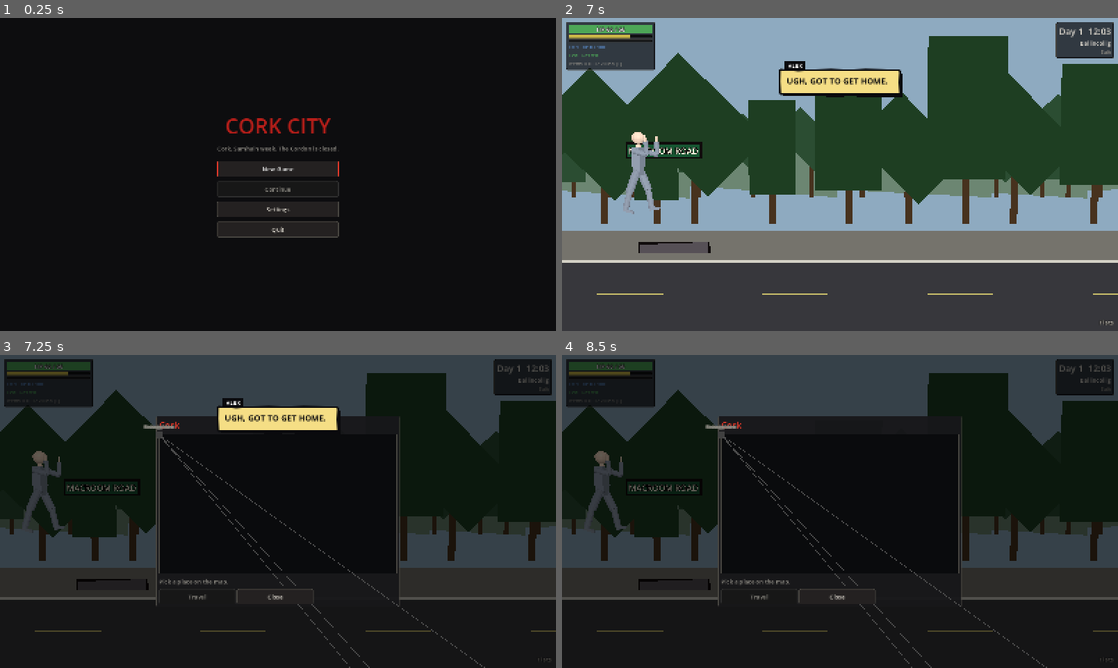
Above: before the commit, frames 1-4 (two rows, left to right).
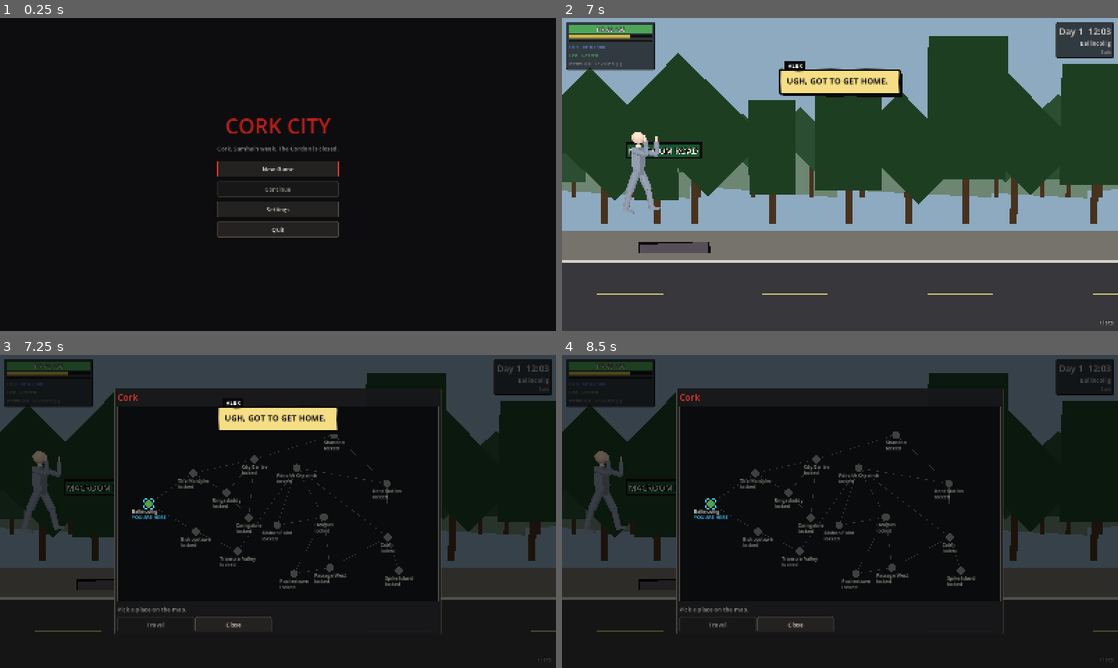
Above: after the commit, the same moments.

Repository: Natkiio/union-city-3d-remake
Game: Godot game, scene res://scenes/ui/main_menu.tscn
Two runs of this game, one before a commit and one after it. Both use one fixed random seed, a clock stepped at 60 frames per second and the inputs below.
Inputs (mouse positions are in pixels of both pictures, inside the frame that each line leads up to):
- Up to frame 1 (0.25 s): no input
- Up to frame 2 (7 s): click "New Game" at 0.5 s; click (606, 49) at 1.27 s; type "Alex" at 1.35 s; click "New Game" at 2 s; click "Confirm" at 2.75 s; tap Enter (ui_accept) at 3.5 s; move the mouse to (840, 80) at 3.52 s; hold D (move_right) 3.53-4.28 s; hold C (crouch) 3.53-4.28 s; click (840, 80) at 3.67 s; tap W (jump) at 3.77, 4.07, 4.52, 4.82, 5.3, 5.85, 6.02, 6.32, 6.77 s; tap Shift (run) at 3.8, 4.35, 6.8 s; move the mouse to (728, 190) at 4.27 s; hold A (move_left) 4.28-5.03 s; click (728, 190) at 4.42 s; tap Space (shove) at 4.55, 5.1 s; move the mouse to (895, 105) at 5.02 s; hold D (move_right) 5.03-5.78 s; click (895, 105) at 5.17 s; move the mouse to (812, 237) at 5.77 s; hold Up 5.78-6.53 s; click (812, 237) at 5.92 s; tap C (crouch) at 6.05 s; move the mouse to (1006, 221) at 6.52 s; press the mouse at (1006, 221) at 6.53 s; hold A (move_left) from 6.53 s (still down)
- Up to frame 3 (7.25 s): keep holding A (move_left); tap W (jump) at 7.07 s; tap M (open_map) at 7.15 s
- Up to frame 4 (8.5 s): keep holding A (move_left); move the mouse to (673, 464) at 7.27 s; release the mouse at (673, 464) at 7.28 s; tap C (crouch) at 7.35 s; click (673, 464) at 7.42 s; tap W (jump) at 7.52, 7.82, 8.3 s; tap Space (shove) at 7.55 s; tap Enter (ui_accept) at 8 s; move the mouse to (867, 511) at 8.02 s; tap 1 (equip_fists) at 8.1 s; click (867, 511) at 8.17 s

Frames 1-2 are identical in both runs. In frame 3, 10% of the frame differs, in the area x 20-88%, y 10-100%; in frame 4, 11%.

Commit message:
Map screen: fit nodes to the canvas, Cork display layout, label rects, hit-testing through one transform
Sections 1-4 and 10 have no original map position (null became (0,0)) and the
rest were in raw Flash px far outside the 660x400 canvas. Display positions now
come from data/cork/world/map_display.json (planar layout), travel hours still
from the original positions. Adds tests/test_map.gd and tests/capture_map.gd.

Diff:
--- /dev/null
+++ b/data/cork/world/map_display.json
@@ -0,0 +1,66 @@
+{
+ "16": {
+  "x": 40,
+  "y": 300
+ },
+ "13": {
+  "x": 200,
+  "y": 190
+ },
+ "9": {
+  "x": 210,
+  "y": 400
+ },
+ "14": {
+  "x": 320,
+  "y": 260
+ },
+ "15": {
+  "x": 400,
+  "y": 350
+ },
+ "12": {
+  "x": 420,
+  "y": 140
+ },
+ "11": {
+  "x": 706,
+  "y": 52
+ },
+ "10": {
+  "x": 897,
+  "y": 227
+ },
+ "8": {
+  "x": 360,
+  "y": 470
+ },
+ "5": {
+  "x": 572,
+  "y": 171
+ },
+ "3": {
+  "x": 670,
+  "y": 348
+ },
+ "1": {
+  "x": 502,
+  "y": 377
+ },
+ "2": {
+  "x": 563,
+  "y": 551
+ },
+ "4": {
+  "x": 692,
+  "y": 530
+ },
+ "6": {
+  "x": 900,
+  "y": 420
+ },
+ "7": {
+  "x": 940,
+  "y": 540
+ }
+}
--- a/scripts/core/world.gd
+++ b/scripts/core/world.gd
@@ -242,7 +242,8 @@
 		out.append({
 			"id": sec,
 			"name": WorldData.section_name(sec),
-			"pos": WorldData.map_pos(sec),
+			"pos": WorldData.map_display_pos(sec),
+			"hours": travel_hours_to(sec),
 			"danger": int(WorldData.section(sec).get("danger", 0)),
 			"unlocked": is_section_unlocked(sec),
 			"travelable": WorldData.is_travelable(sec),
--- a/scripts/ui/map_screen.gd
+++ b/scripts/ui/map_screen.gd
@@ -9,7 +9,9 @@
 signal travelled(section_id: String)
 
 const COST_DIVISOR := 200.0
-const CANVAS_SIZE := Vector2(660, 400)
+const CANVAS_SIZE := Vector2(900, 560)
+const PAD := Vector2(90, 60)
+const LABEL_FS := 14
 const NODE_RADIUS := 11.0
 
 ## Tests inject nodes here; empty means ask World.
@@ -27,7 +29,7 @@
 
 func _init() -> void:
 	screen_title = "Cork"
-	panel_min = Vector2(700, 0)
+	panel_min = Vector2(940, 0)
 
 
 ## Fallback layout used by tests and until the world workstream lands.
@@ -106,6 +108,8 @@
 	var n := node_by_id(id)
 	if n.is_empty() or current_id == "":
 		return 0
+	if n.has("hours"):
+		return int(n.get("hours"))
 	return travel_cost(current_pos(), to_vec(n.get("pos")))
 
 
@@ -117,6 +121,8 @@
 	var unlocked: bool = bool(n.get("unlocked", true))
 	var reachable: bool = bool(n.get("travelable", true))
 	var txt := "%s   danger %d" % [n.get("name", id), int(n.get("danger", 0))]
+	if id == current_id:
+		txt += "   (YOU ARE HERE)"
 	var h := cost_to(id)
 	if id == current_id:
 		txt += "\nYou are here."
@@ -163,11 +169,63 @@
 			select(hit)
 
 
+## Fits the raw node positions into the canvas: uniform scale, centred, with
+## padding for labels. Returns the screen position of a raw position.
+func layout_bounds() -> Rect2:
+	var lo := Vector2(INF, INF)
+	var hi := Vector2(-INF, -INF)
+	for n in map_nodes:
+		var p := to_vec(n.get("pos"))
+		lo = lo.min(p)
+		hi = hi.max(p)
+	if lo.x == INF:
+		return Rect2(Vector2.ZERO, Vector2.ONE)
+	return Rect2(lo, hi - lo)
+
+
+func to_screen(p: Vector2) -> Vector2:
+	var b := layout_bounds()
+	var avail := CANVAS_SIZE - PAD * 2.0
+	var sc := minf(avail.x / maxf(b.size.x, 1.0), avail.y / maxf(b.size.y, 1.0))
+	var off := PAD + (avail - b.size * sc) * 0.5
+	return off + (p - b.position) * sc
+
+
+func node_screen_pos(n: Dictionary) -> Vector2:
+	return to_screen(to_vec(n.get("pos")))
+
+
+func _label_lines(n: Dictionary) -> Array:
+	var id := str(n.get("id"))
+	var lines: Array = [str(n.get("name", id))]
+	if id == current_id:
+		lines.append("YOU ARE HERE")
+	elif not bool(n.get("unlocked", true)):
+		lines.append("locked")
+	return lines
+
+
+## Screen-space rectangle of the label block (below the dot) for overlap tests.
+func label_rect(n: Dictionary) -> Rect2:
+	var font := ThemeDB.fallback_font
+	var lines := _label_lines(n)
+	var w := 0.0
+	for l in lines:
+		w = maxf(w, font.get_string_size(l, HORIZONTAL_ALIGNMENT_LEFT, -1, LABEL_FS).x)
+	var h := lines.size() * (LABEL_FS + 3.0)
+	var p := node_screen_pos(n)
+	return Rect2(p + Vector2(-w * 0.5, NODE_RADIUS + 5.0), Vector2(w, h))
+
+
 func node_at(p: Vector2) -> String:
-	for n in map_nodes:
-		if to_vec(n.get("pos")).distance_to(p) <= NODE_RADIUS + 6.0:
-			return str(n.get("id"))
-	return ""
+	var best := ""
+	var best_d := NODE_RADIUS + 8.0
+	for n in map_nodes:
+		var d := node_screen_pos(n).distance_to(p)
+		if d <= best_d:
+			best_d = d
+			best = str(n.get("id"))
+	return best
 
 
 func _danger_color(d: int) -> Color:
@@ -179,13 +237,15 @@
 	canvas.draw_rect(Rect2(Vector2.ZERO, canvas.size), Color(0.04, 0.045, 0.05), true)
 	canvas.draw_rect(Rect2(Vector2.ZERO, canvas.size), UITheme.PANEL_EDGE, false, 1.0)
 	for n in map_nodes:
-		var a := to_vec(n.get("pos"))
+		var a := node_screen_pos(n)
 		for c in n.get("connections", []):
 			var o := node_by_id(str(c))
-			if not o.is_empty() and str(n.get("id")) < str(o.get("id")):
-				canvas.draw_line(a, to_vec(o.get("pos")), Color(0.3, 0.3, 0.3), 2.0)
-	for n in map_nodes:
-		var pos := to_vec(n.get("pos"))
+			if o.is_empty():
+				continue
+			var open := bool(n.get("unlocked", true)) and bool(o.get("unlocked", true))
+			canvas.draw_line(a, node_screen_pos(o), Color(0.42, 0.42, 0.40) if open else Color(0.2, 0.2, 0.2), 2.0 if open else 1.0)
+	for n in map_nodes:
+		var pos := node_screen_pos(n)
 		var id := str(n.get("id"))
 		var unlocked: bool = bool(n.get("unlocked", true))
 		var col := _danger_color(int(n.get("danger", 0))) if unlocked else Color(0.25, 0.25, 0.25)
@@ -193,7 +253,12 @@
 		if id == selected_id:
 			canvas.draw_arc(pos, NODE_RADIUS + 5, 0, TAU, 28, Color.WHITE, 2.0)
 		if id == current_id:
-			canvas.draw_arc(pos, NODE_RADIUS + 5, 0, TAU, 28, UITheme.WARN, 2.0)
-		var name_text := str(n.get("name", id))
-		canvas.draw_string(font, pos + Vector2(-60, -NODE_RADIUS - 6), name_text, HORIZONTAL_ALIGNMENT_CENTER,
-			120, UITheme.FS_SMALL, UITheme.TEXT if unlocked else UITheme.TEXT_DIM)
+			canvas.draw_arc(pos, NODE_RADIUS + 5, 0, TAU, 28, Color(0.3, 0.8, 1.0), 3.0)
+		var r := label_rect(n)
+		var lines := _label_lines(n)
+		for i in lines.size():
+			var c: Color = UITheme.TEXT if unlocked else UITheme.TEXT_DIM
+			if i == 1:
+				c = Color(0.3, 0.8, 1.0) if id == current_id else UITheme.TEXT_DIM
+			canvas.draw_string(font, Vector2(r.position.x, r.position.y + LABEL_FS + i * (LABEL_FS + 3.0) - 3.0),
+				lines[i], HORIZONTAL_ALIGNMENT_LEFT, -1, LABEL_FS, c)
--- a/scripts/world/world_data.gd
+++ b/scripts/world/world_data.gd
@@ -534,6 +534,16 @@
 	return null
 
 
+## Where a section sits on the map screen: Cork geography (data/cork/world/
+## map_display.json, x east, y south, arbitrary units), falling back to the
+## original's map position. Display only; travel cost uses map_pos.
+static func map_display_pos(sec: Variant) -> Variant:
+	var rec: Variant = _data().table("world/map_display").get(norm_section(sec))
+	if rec is Dictionary:
+		return Vector2(float(rec.x), float(rec.y))
+	return map_pos(sec)
+
+
 static func connections(sec: Variant) -> Array[String]:
 	var out: Array[String] = []
 	for loc in _data().entry("sections", norm_section(sec)).get("locations", []):
--- /dev/null
+++ b/tests/capture_map.gd
@@ -0,0 +1,35 @@
+extends SceneTree
+## Not a test: starts a new game, opens the map and saves PNGs. Needs a display.
+##   godot --path . -s tests/capture_map.gd -- out=/tmp/mapfix_after [unlock]
+
+func _initialize() -> void:
+	var out := "/tmp/mapfix_after"
+	var unlock_all := false
+	for a in OS.get_cmdline_user_args():
+		if a.begins_with("out="):
+			out = a.substr(4)
+		if a == "unlock":
+			unlock_all = true
+	DirAccess.make_dir_recursive_absolute(out)
+	await process_frame
+	root.get_node("SaveGame").autosave_enabled = false
+	var world := root.get_node("World")
+	world.fade_enabled = false
+	world.start_new_game()
+	for i in 60:
+		await process_frame
+	if unlock_all:
+		for i in range(1, 17):
+			root.get_node("Quests").unlock_section(str(i)) if root.get_node("Quests").has_method("unlock_section") else null
+	var ctl := get_first_node_in_group("ui_controller")
+	var m = ctl.open_map()
+	for i in 10:
+		await process_frame
+	for n in m.map_nodes:
+		print(n.id, " ", n.name, " raw=", n.pos, " screen=", m.node_screen_pos(n) if m.has_method("node_screen_pos") else n.pos, " unlocked=", n.unlocked)
+	m.select("9")
+	for i in 5:
+		await process_frame
+	root.get_viewport().get_texture().get_image().save_png(out.path_join("map_%s.png" % ("all" if unlock_all else "fresh")))
+	print("saved")
+	quit(0)
--- /dev/null
+++ b/tests/test_map.gd
@@ -0,0 +1,70 @@
+extends "res://tests/test_base.gd"
+## Map screen layout: distinct positions, everything inside the canvas, no
+## overlapping labels, hit-testing through the same transform.
+
+func run() -> void:
+	var w: Node = autoload("World")
+	var nodes: Array = w.map_nodes()
+	check("16 sections on the map", nodes.size() == 16, str(nodes.size()))
+	var seen := {}
+	var distinct := true
+	for n in nodes:
+		if n.pos == null:
+			distinct = false
+			continue
+		var key := str(n.pos)
+		if seen.has(key):
+			distinct = false
+		seen[key] = true
+	check("every section has a distinct map position", distinct)
+
+	var m := MapScreen.new()
+	m.nodes_override = nodes
+	m.current_id = "16"
+	root.add_child(m)
+	await frames(3)
+	var canvas_rect := Rect2(Vector2.ZERO, MapScreen.CANVAS_SIZE)
+	var inside := true
+	var overlap := ""
+	var rects := {}
+	for n in m.map_nodes:
+		var p: Vector2 = m.node_screen_pos(n)
+		var lr: Rect2 = m.label_rect(n)
+		if not canvas_rect.encloses(lr) or not canvas_rect.grow(-MapScreen.NODE_RADIUS).has_point(p):
+			inside = false
+		rects[str(n.id)] = lr
+	check("every node and label fits inside the canvas", inside)
+	var ids: Array = rects.keys()
+	for i in ids.size():
+		for j in range(i + 1, ids.size()):
+			if (rects[ids[i]] as Rect2).intersects(rects[ids[j]]):
+				overlap += "%s/%s " % [ids[i], ids[j]]
+		# labels must not sit on another node's dot either
+		for n in m.map_nodes:
+			if str(n.id) != ids[i] and (rects[ids[i]] as Rect2).grow(MapScreen.NODE_RADIUS).has_point(m.node_screen_pos(n)):
+				overlap += "label%s-dot%s " % [ids[i], n.id]
+	check("no two labels overlap, none covers a dot", overlap == "", overlap)
+	var spread := m.layout_bounds()
+	var lo := Vector2(INF, INF)
+	var hi := Vector2(-INF, -INF)
+	for n in m.map_nodes:
+		lo = lo.min(m.node_screen_pos(n))
+		hi = hi.max(m.node_screen_pos(n))
+	check("nodes spread across most of the canvas", (hi.x - lo.x) > MapScreen.CANVAS_SIZE.x * 0.6 and (hi.y - lo.y) > MapScreen.CANVAS_SIZE.y * 0.6, str(hi - lo))
+	check("layout bounds not degenerate", spread.size.x > 1.0 and spread.size.y > 1.0)
+
+	var hit_ok := true
+	for n in m.map_nodes:
+		if m.node_at(m.node_screen_pos(n)) != str(n.id):
+			hit_ok = false
+		if m.node_at(m.node_screen_pos(n) + Vector2(5, -4)) != str(n.id):
+			hit_ok = false
+	check("node_at returns the node drawn at each spot", hit_ok)
+	check("node_at on empty canvas returns nothing", m.node_at(Vector2(2, 2)) == "")
+
+	# travel hours come from the original's manhattan rule (World), not the display layout
+	check("cost to Bishopstown from Ballincollig is 2 h", m.cost_to("9") == 2, str(m.cost_to("9")))
+	m.select("9")
+	check("info shows name, danger and time", m.info.text.contains("Bishopstown") and m.info.text.contains("danger") and (m.info.text.contains("Travel time") or m.info.text.contains("Not open")))
+	m.queue_free()
+	await frames(2)
--- a/tests/test_ui.gd
+++ b/tests/test_ui.gd
@@ -230,7 +230,7 @@
 	var click := InputEventMouseButton.new()
 	click.button_index = MOUSE_BUTTON_LEFT
 	click.pressed = true
-	click.position = Vector2(360, 220)
+	click.position = m.node_screen_pos(m.node_by_id("12"))
 	m.canvas.gui_input.emit(click)
 	check("click selects node", m.selected_id == "12")
 	var got := [""]
Not shown, added: tests/capture_map.gd.uid
Not shown, added: tests/test_map.gd.uid
